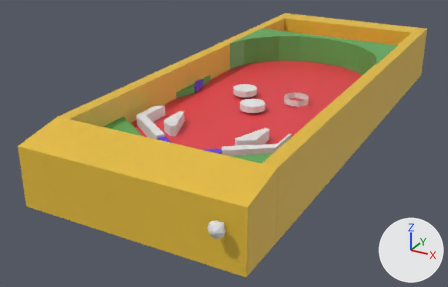
The Blender file models/table.blend as it was, and as the next commit left it.
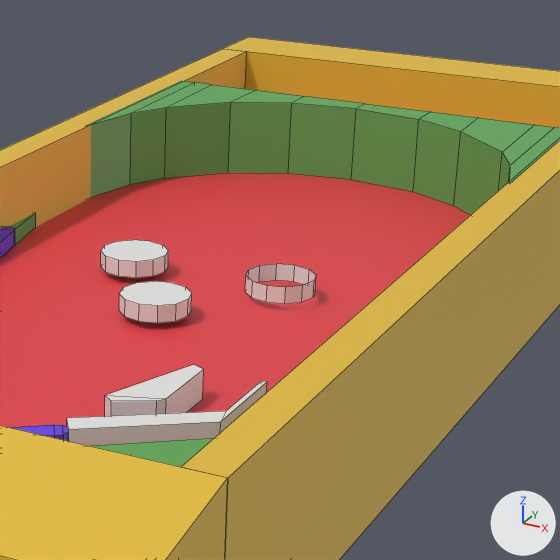
Each version appears first whole from a 50 mm camera at (0.811, -1.84, 0.748) aimed at (-0.107, -0.171, -0.086), and next in a close-up on the part from 44% to 88% of the width and 0% to 68% of the height. Lighting does not change. The marker at lower right points along +X, +Y and +Z. The close-ups show mesh edges as thin lines.

The older version as bpy lines, for what is in view:
```python
me_cube_014 = bpy.data.meshes.new('Cube.014')
me_cube_014.from_pydata(...)  # 12 vertices, 8 faces; spans x -0.083..0.045, y -0.081..0.109, z -0.019..0.013
me_cylinder = bpy.data.meshes.new('Cylinder')
me_cylinder.from_pydata(...)  # a 12-sided cylinder along z spanning x -0.04..0.04, y -0.04..0.04, z -0.01..0.01
me_cylinder_002 = bpy.data.meshes.new('Cylinder.002')
me_cylinder_002.from_pydata(...)  # a 12-sided cylinder along z spanning x -0.04..0.04, y -0.04..0.04, z -0.01..0.01
me_cylinder_003 = bpy.data.meshes.new('Cylinder.003')
me_cylinder_003.from_pydata(...)  # 24 vertices, 12 faces; spans x -0.04..0.04, y -0.04..0.04, z -0.01..0.01
ob_bumper_1 = bpy.data.objects.new('bumper.1', me_cylinder)
ob_bumper_1.parent = ob_ents
ob_bumper_1.location = (-0.000813, -0.176, 0.0683)
ob_bumper_2 = bpy.data.objects.new('bumper.2', me_cylinder_002)
ob_bumper_2.parent = ob_ents
ob_bumper_2.location = (-0.0882, -0.0554, 0.0683)
ob_bumper_3 = bpy.data.objects.new('bumper.3', me_cylinder_003)
ob_bumper_3.parent = ob_ents
ob_bumper_3.location = (0.0971, -0.0534, 0.0683)
ob_rightpassage = bpy.data.objects.new('rightpassage', me_cube_014)
ob_rightpassage.parent = ob_collision
ob_rightpassage.location = (0.165, -0.468, 0.0693)
# also in view: 'left wall' at (-0.3, 0.0, 0.05); 'near wall' at (0.0, -0.774, 0.05); 'back wall' at (0.0, 0.75, 0.05); 'floor' at (0.002, -0.007, 0.0); 'right wall' at (0.3, 0.0, 0.05)
```
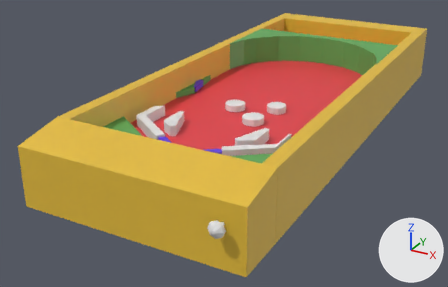
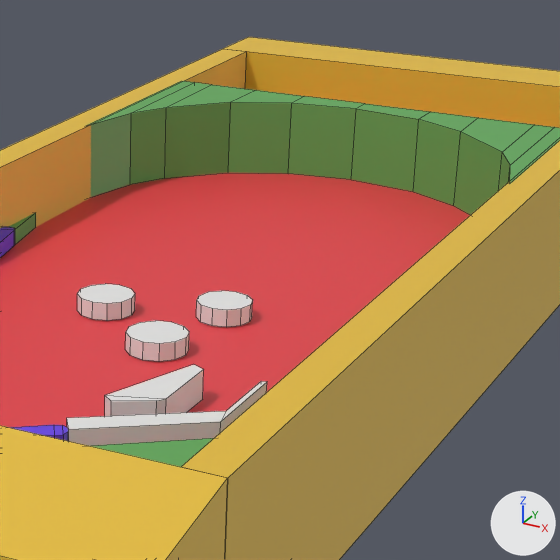
Location of each change, (x1, y1, x2, y2) in pixels of the close-ups (560 x 560 px):
'bumper.2', mesh rescaled, moved (15% narrower): before (101, 240, 168, 278); after (196, 291, 253, 327)
'bumper.1', deleted: before (119, 281, 192, 323)
'bumper.003', added: after (125, 321, 189, 361)
'bumper.3', deleted: before (245, 264, 316, 304)
'bumper.001', added: after (77, 284, 135, 321)

Patch to the scene script:
```diff
--- a/models/table.blend.py
+++ b/models/table.blend.py
@@ me_cylinder_002 @@
 me_cylinder_002.from_pydata(...)  # 24 vertices, 14 faces; spans x -0.04..0.04, y -0.04..0.04, z -0.01..0.01
 # used by ob_bumper_2; parent = ob_ents; location = (-0.0882, -0.0554, 0.0683)
+# me_cylinder_002 part 1: the whole mesh is scaled about its middle by (0.776, 0.776, 1)
@@ me_cylinder_006 @@
+me_cylinder_006.from_pydata(...)  # a 12-sided cylinder along z spanning x -0.0336..0.0336, y -0.0336..0.0336, z -0.01..0.01
@@ me_cylinder_005 @@
+me_cylinder_005.from_pydata(...)  # a 12-sided cylinder along z spanning x -0.0322..0.0322, y -0.0322..0.0322, z -0.01..0.01
@@ ob_bumper_1 @@
-ob_bumper_1 = bpy.data.objects.new('bumper.1', me_cylinder)
-ob_bumper_1.parent = ob_ents
-ob_bumper_1.location = (-0.000813, -0.176, 0.0683)
@@ ob_bumper_2 @@
 ob_bumper_2.parent = ob_ents
-ob_bumper_2.location = (-0.0882, -0.0554, 0.0683)
+ob_bumper_2.location = (0.0672, -0.141, 0.0612)
@@ ob_bumper_3 @@
-ob_bumper_3 = bpy.data.objects.new('bumper.3', me_cylinder_003)
-ob_bumper_3.parent = ob_ents
-ob_bumper_3.location = (0.0971, -0.0534, 0.0683)
@@ ob_bumper_003 @@
+ob_bumper_003 = bpy.data.objects.new('bumper.003', me_cylinder_006)
+ob_bumper_003.parent = ob_ents
+ob_bumper_003.location = (0.0454, -0.264, 0.0612)
@@ ob_bumper_001 @@
+ob_bumper_001 = bpy.data.objects.new('bumper.001', me_cylinder_005)
+ob_bumper_001.parent = ob_ents
+ob_bumper_001.location = (-0.0573, -0.185, 0.0612)
```
